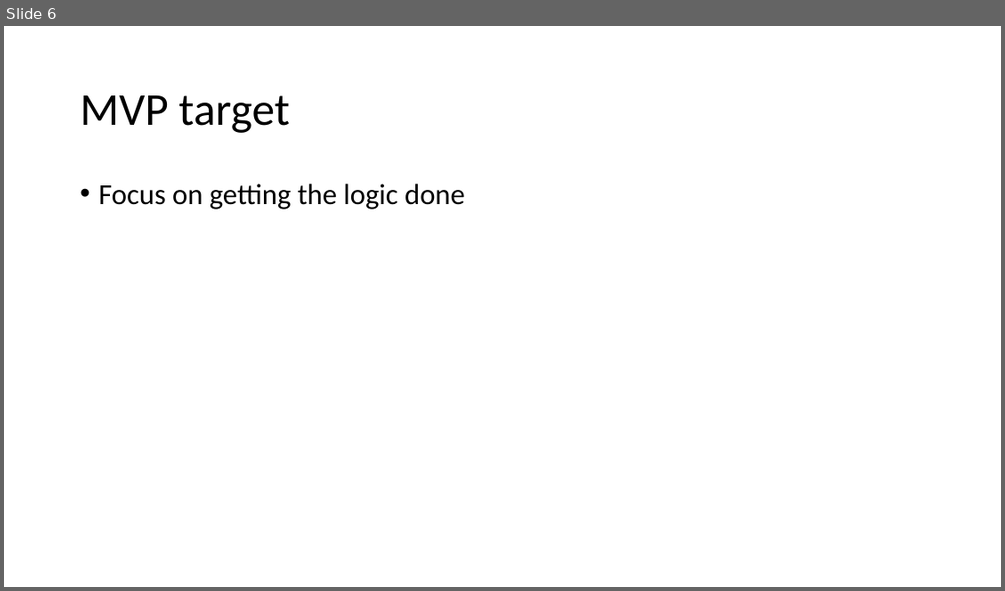
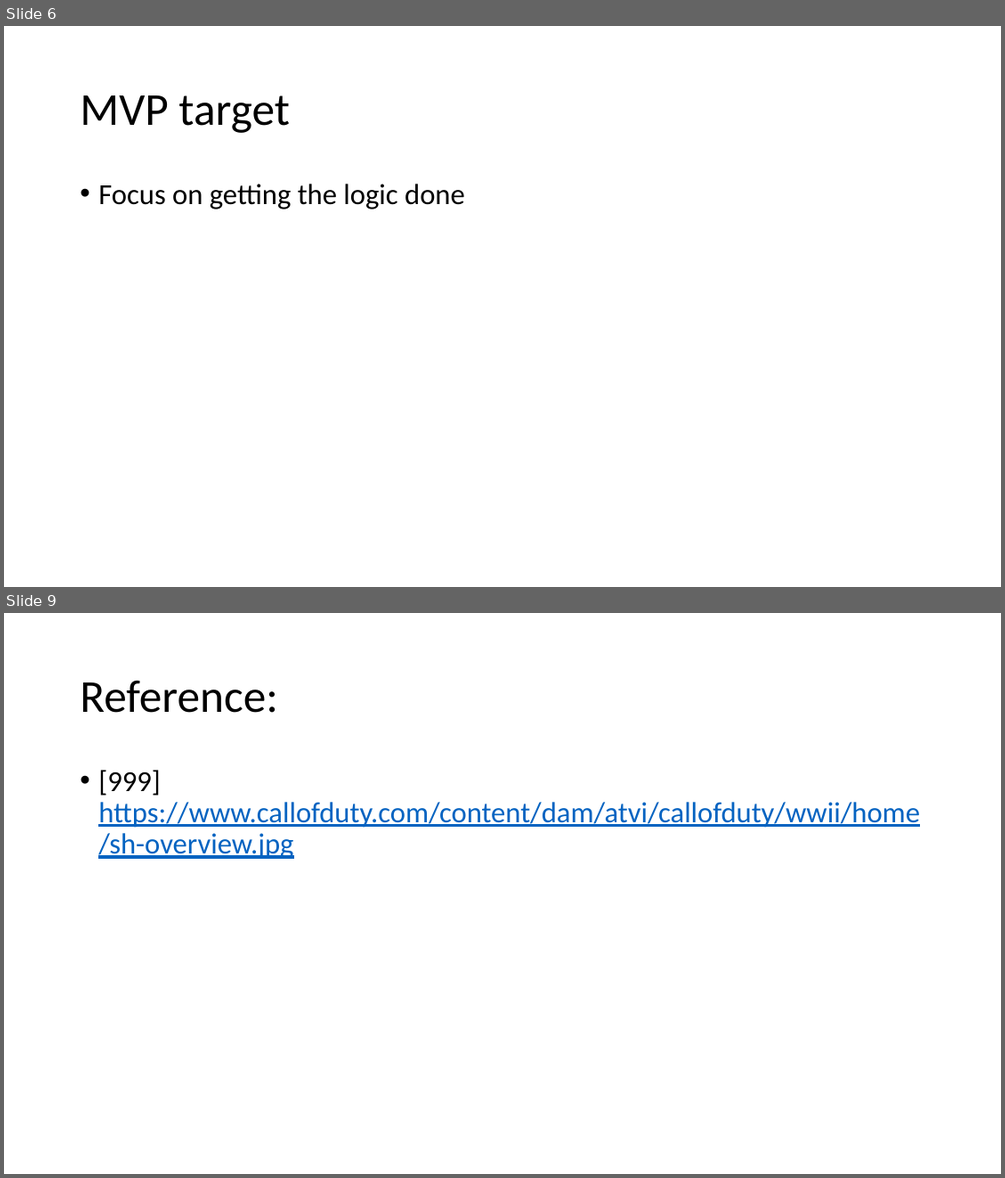
Before and after one commit to AjayaRai/bro-online, a slide deck: Challenge Week/Challenge Week Presentation.pptx. Shown one above the other, each under a label of ours: slide 6 before the commit, slides 6 and 9 after it; the slides between them are not shown. The pictures are 1005x591 and 1005x1178 pixels, drawn with LibreOffice and Linux fonts; fonts in the diff are those of the drawing. Boxes give left, top, right and bottom in pixels: in the first picture for what was removed or moved away, otherwise in the second. Text is boxed around its words. In the diff, an @@ line names an element or a change of style, - is before the commit and + after.

```diff
--- a/Challenge Week/Challenge Week Presentation.pptx
+++ b/Challenge Week/Challenge Week Presentation.pptx
@@ slide 9 added at (x1=4, y1=613, x2=1001, y2=1174), background #FFFFFF @@
@@ title added at (x1=80, y1=680, x2=278, y2=713), 44 pt, text #000000 @@
+Reference:
@@ text added at (x1=98, y1=770, x2=920, y2=859), 28 pt, text #0563C1, underline @@
+• [999] https://www.callofduty.com/content/dam/atvi/callofduty/wwii/home/sh-overview.jpg
```
Also in this commit, not shown: 2 slides changed, 1 other slide added, 6 other files.
